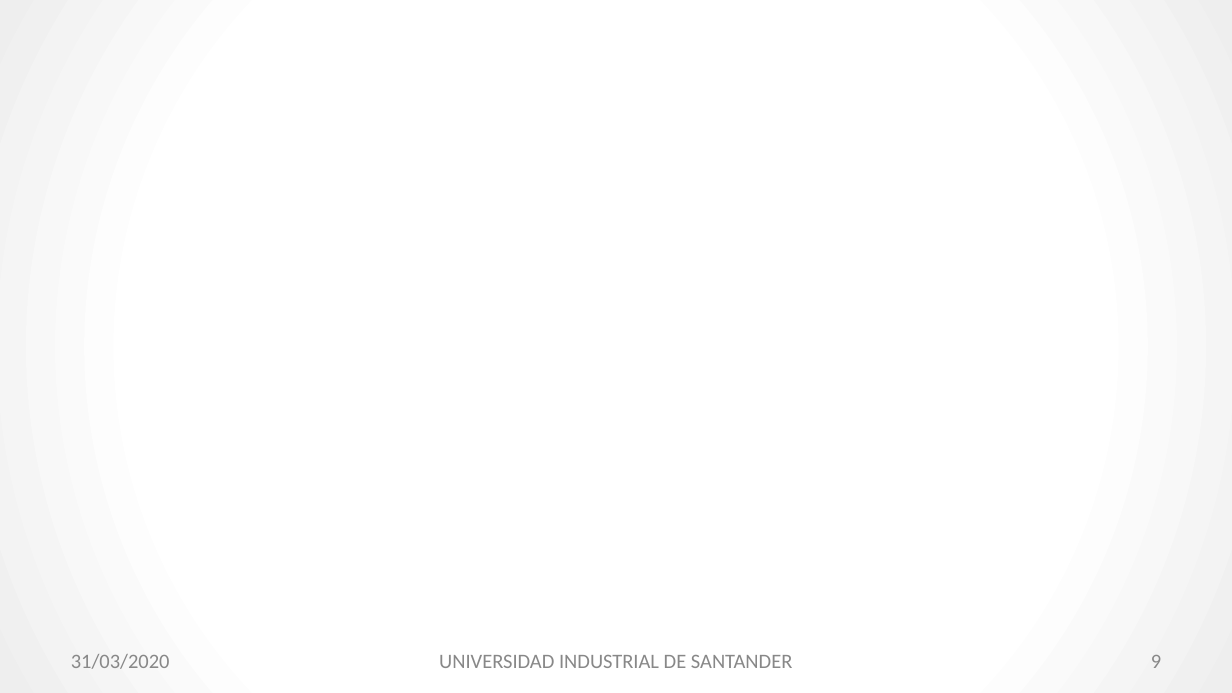
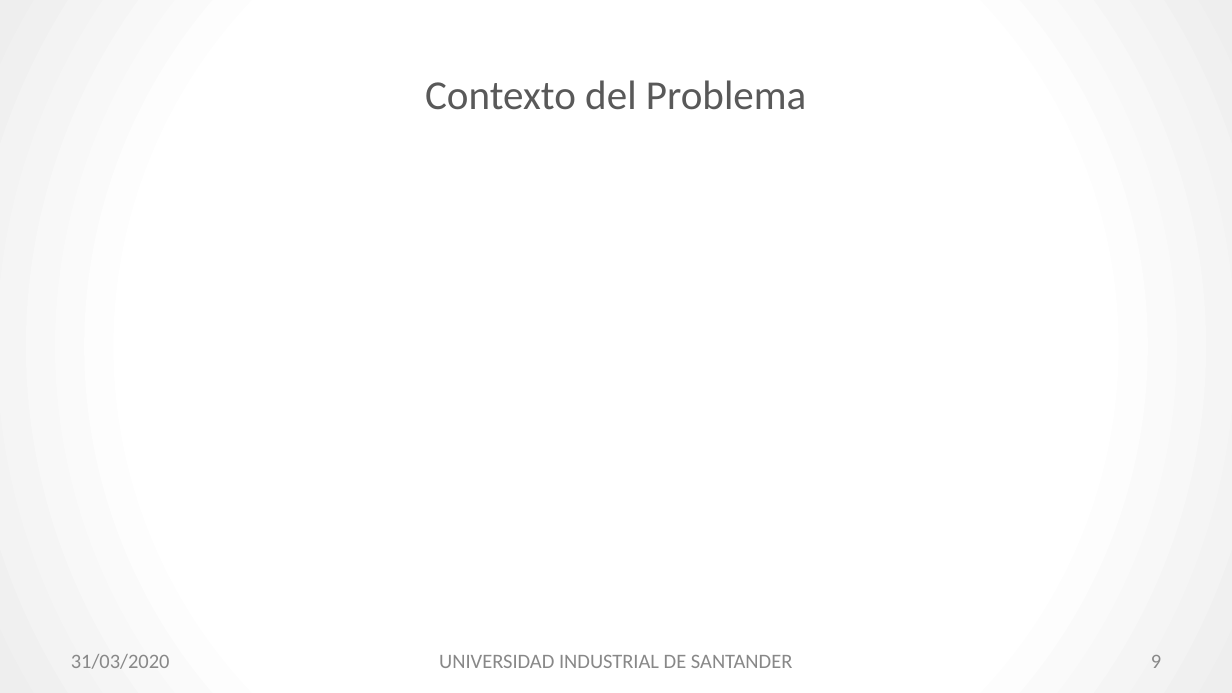
Before and after one commit to Jamf05/20201-ai2-class-project, a slide deck: slide 9 of Slides.pptx. Drawn at 1232x693 pixels with LibreOffice and Linux fonts; fonts in the diff are those of the drawing. Boxes give left, top, right and bottom in pixels: in the first picture for what was removed or moved away, otherwise in the second. Text is boxed around its words. In the diff, an @@ line names an element or a change of style, - is before the commit and + after.

```diff
--- a/Slides.pptx
+++ b/Slides.pptx
@@ title added at <box>425,80,806,110</box>, 32 pt, text #595959 @@
+Contexto del Problema
```
Also in this commit, not shown: 12 other slides changed, 3 other files.
